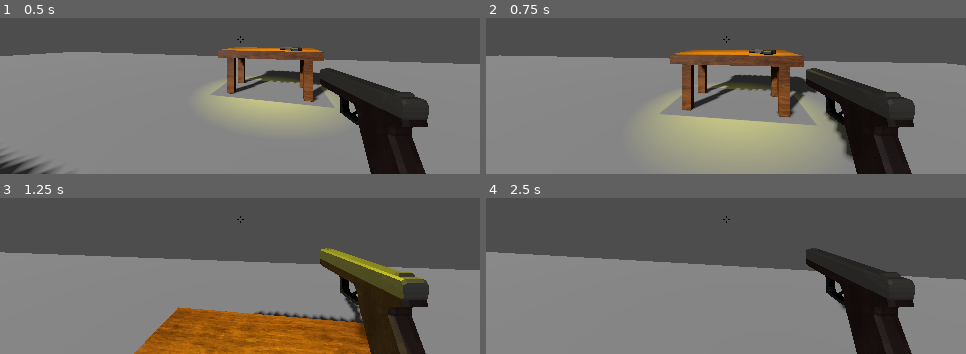
Above: before the commit, frames 1-4 (two rows, left to right).
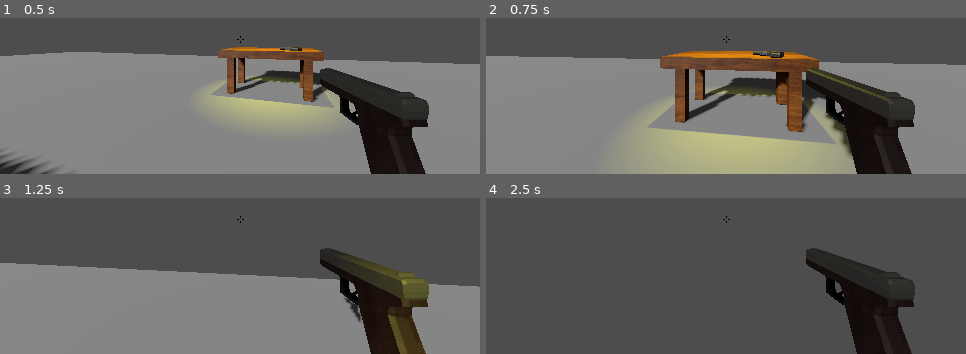
Above: after the commit, the same moments.

Repository: TheM0RSE/GameOff2026
Game: Godot game, scene res://Scenes/Main.tscn
Two runs of this game, one before a commit and one after it. Both use one fixed random seed, a clock stepped at 60 frames per second and the inputs below.
Inputs (mouse positions are in pixels of both pictures, inside the frame that each line leads up to):
- Up to frame 1 (0.5 s): no input
- Up to frame 2 (0.75 s): move the mouse to (750, 38) at 0.52 s; hold W (up) from 0.53 s (still down); hold Shift (Sprint, bound only after the commit) from 0.53 s (still down)
- Up to frame 3 (1.25 s): keep holding W (up); keep holding Shift (Sprint, bound only after the commit); tap Space (jump) at 0.77 s
- Up to frame 4 (2.5 s): keep holding W (up); move the mouse to (702, 219) at 1.27 s; release Shift (Sprint, bound only after the commit) at 1.28 s; click (702, 219) at 1.35 s; tap Space (jump) at 1.52 s; tap Shift (Sprint, bound only after the commit) at 1.55 s; move the mouse to (735, 213) at 2.02 s; hold Shift (Sprint, bound only after the commit) from 2.03 s (still down)

Frame 1 is identical in both runs. In frame 2, 12% of the frame differs, in the area x 2-100%, y 19-94%; in frame 3, 23%; in frame 4, 50%, in the area x 0-100%, y 34-100%.

Commit message:
Added simple sprinting with left shift.

Diff:
--- a/Entities/Player/Player.gd
+++ b/Entities/Player/Player.gd
@@ -1,6 +1,9 @@
 extends CharacterBody3D
 
-const SPEED = 5.0
+var speed: float = 0
+const WALK_SPEED = 5.0
+const SPRINT_SPEED = 8.0
+
 const JUMP_VELOCITY = 6.5
 
 const WEIGHT = 2.0
@@ -26,6 +29,11 @@
 	if Input.is_action_just_pressed("interact"):
 		glock.shoot()
 
+	if Input.is_action_pressed("Sprint"):
+		speed = SPRINT_SPEED
+	else:
+		speed = WALK_SPEED
+
 	# Apply rotation on every rendered frame
 	rotate_y(-mouse_input.x * mouse_sensitivity)
 	camera.rotate_x(-mouse_input.y * mouse_sensitivity)
@@ -49,10 +57,10 @@
 	var input_dir := Input.get_vector("left", "right", "up", "down")
 	var direction := (transform.basis * Vector3(input_dir.x, 0, input_dir.y)).normalized()
 	if direction:
-		velocity.x = direction.x * SPEED
-		velocity.z = direction.z * SPEED
+		velocity.x = direction.x * speed
+		velocity.z = direction.z * speed
 	else:
-		velocity.x = move_toward(velocity.x, 0, SPEED)
-		velocity.z = move_toward(velocity.z, 0, SPEED)
+		velocity.x = move_toward(velocity.x, 0, speed)
+		velocity.z = move_toward(velocity.z, 0, speed)
 
 	move_and_slide()
--- a/project.godot
+++ b/project.godot
@@ -67,6 +67,11 @@
 "events": [Object(InputEventMouseButton,"resource_local_to_scene":false,"resource_name":"","device":-1,"window_id":0,"a …(253 unchanged characters)…
 ]
 }
+Sprint={
+"deadzone": 0.2,
+"events": [Object(InputEventKey,"resource_local_to_scene":false,"resource_name":"","device":-1,"window_id":0,"alt_pressed":false,"shift_pressed":false,"ctrl_pressed":false,"meta_pressed":false,"pressed":false,"keycode":0,"physical_keycode":4194325,"key_label":0,"unicode":0,"location":0,"echo":false,"script":null)
+]
+}
 
 [physics]
 
